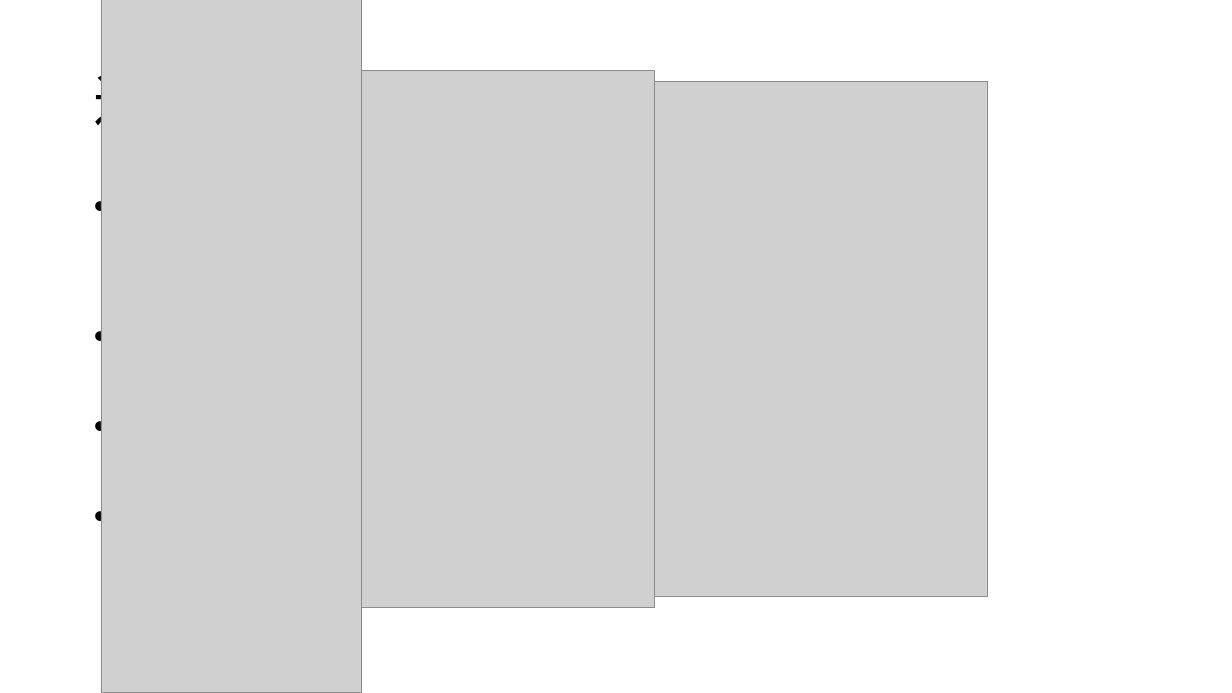
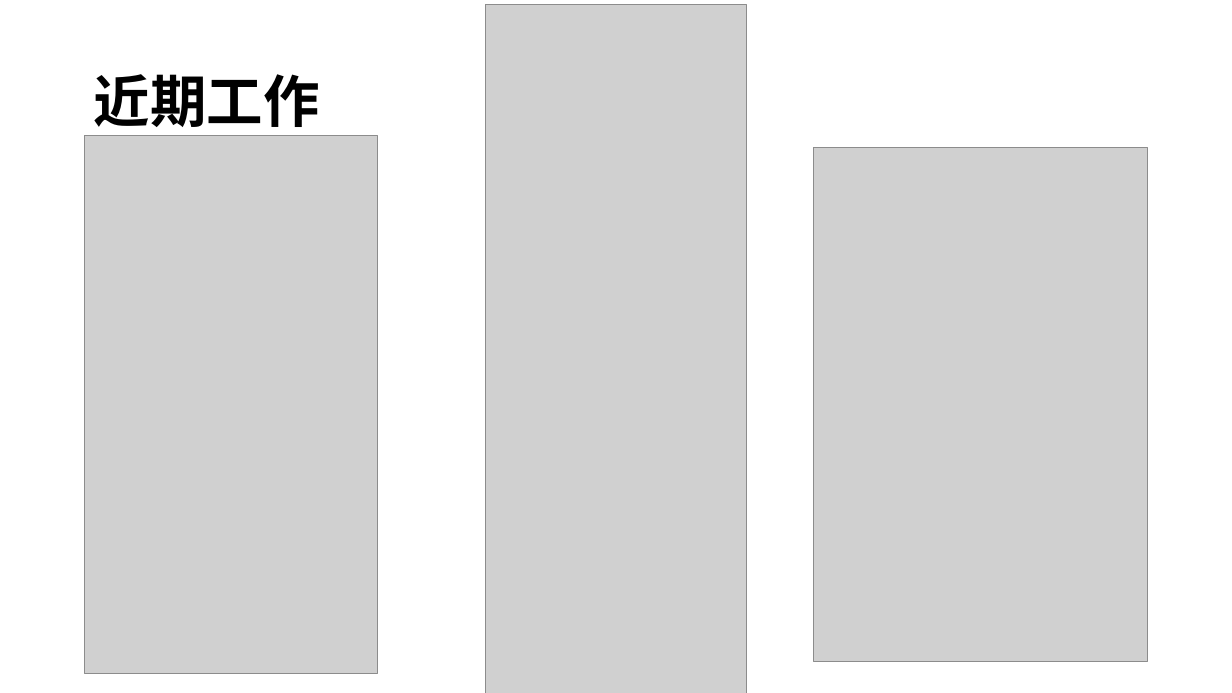
Before and after one commit to yummyliu/papers, a slide deck: slide 3 of 工作分享.pptx. Drawn at 1232x693 pixels with LibreOffice and Linux fonts; fonts in the diff are those of the drawing; grey boxes stand for pictures. Boxes give left, top, right and bottom in pixels: in the first picture for what was removed or moved away, otherwise in the second. Text is boxed around its words. In the diff, an @@ line names an element or a change of style, - is before the commit and + after.

Commit message:
ppt

```diff
--- a/工作分享.pptx
+++ b/工作分享.pptx
@@ picture: place and size @@
-picture at (101, 0, 361, 693)
+picture at (486, 5, 747, 693)
@@ title "近期工作" at (94, 74, 320, 137): bold on @@
@@ picture: place and size @@
-picture at (362, 70, 655, 608)
+picture at (85, 136, 378, 674)
@@ picture: place and size @@
-picture at (654, 81, 988, 596)
+picture at (814, 147, 1148, 662)
@@ text removed at (117, 183, 968, 488) @@
-• PostgreSQL概述： http://wiki.op.ksyun.com/pages/viewpage.action?pageId=100899848
-• 初步了解InnoDB：http://wiki.op.ksyun.com/pages/viewpage.action?pageId=100905079
-• Aurora论文总结：http://wiki.op.ksyun.com/pages/viewpage.action?pageId=100906861
-• 其他
```
Also in this commit, not shown: 1 other slide changed.
